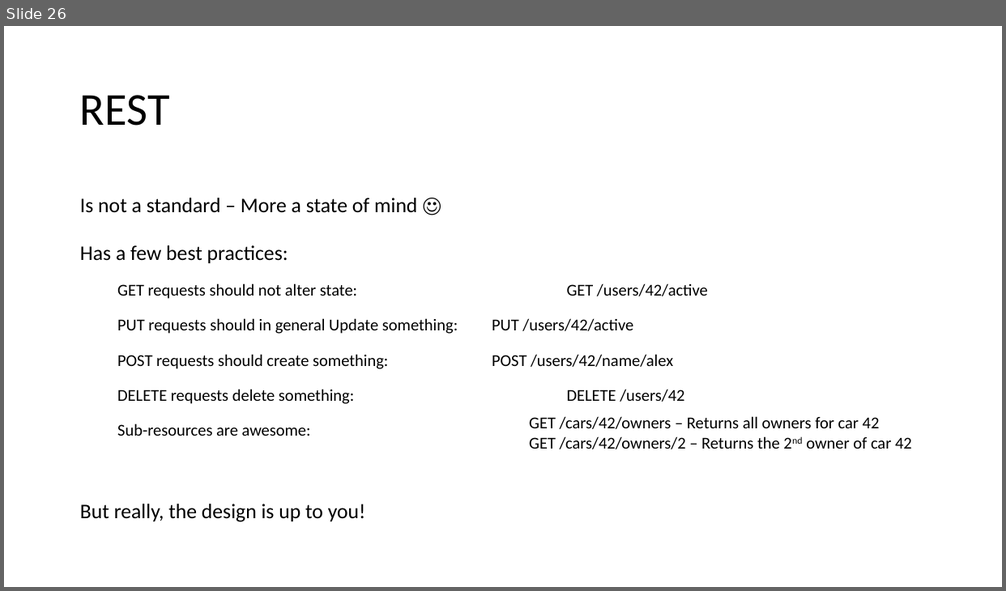
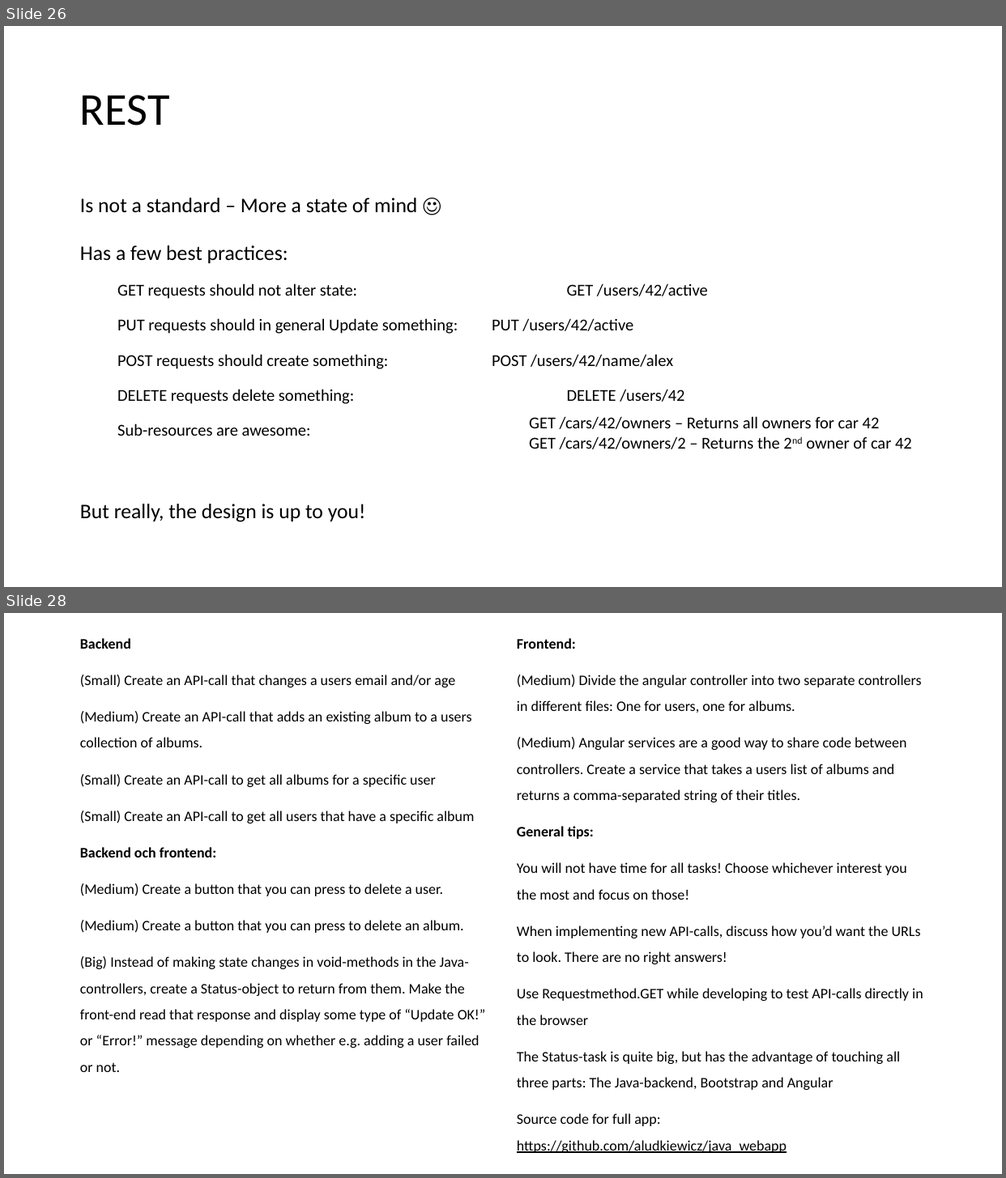
Before and after one commit to aludkiewicz/java_webapp, a slide deck: Webapp_java.pptx. Shown one above the other, each under a label of ours: slide 26 before the commit, slides 26 and 28 after it; the slides between them are not shown. The pictures are 1006x591 and 1006x1178 pixels, drawn with LibreOffice and Linux fonts; fonts in the diff are those of the drawing. Boxes give left, top, right and bottom in pixels: in the first picture for what was removed or moved away, otherwise in the second. Text is boxed around its words. In the diff, an @@ line names an element or a change of style, - is before the commit and + after.

Commit message:
Updated presentation

```diff
--- a/Webapp_java.pptx
+++ b/Webapp_java.pptx
@@ slide 28 added at box(4, 613, 1002, 1174), background #FFFFFF @@
@@ text added at box(80, 638, 486, 1072), 14 pt, text #000000 @@
+Backend
+(Small) Create an API-call that changes a users email and/or age
+(Medium) Create an API-call that adds an existing album to a users collection of albums.
+(Small) Create an API-call to get all albums for a specific user
+(Small) Create an API-call to get all users that have a specific album
+Backend och frontend:
+(Medium) Create a button that you can press to delete a user.
+(Medium) Create a button that you can press to delete an album.
+(Big) Instead of making state changes in void-methods in the Java-controllers, create a Status-object to return from them. Make the front-end read that response and display some type of “Update OK!” or “Error!” message depending on whether e.g. adding a user failed or not.
@@ text added at box(517, 638, 923, 1153), 14 pt, text #000000 @@
+Frontend:
+(Medium) Divide the angular controller into two separate controllers in different files: One for users, one for albums.
+(Medium) Angular services are a good way to share code between controllers. Create a service that takes a users list of albums and returns a comma-separated string of their titles.
+General tips:
+You will not have time for all tasks! Choose whichever interest you the most and focus on those!
+When implementing new API-calls, discuss how you’d want the URLs to look. There are no right answers!
+Use Requestmethod.GET while developing to test API-calls directly in the browser
+The Status-task is quite big, but has the advantage of touching all three parts: The Java-backend, Bootstrap and Angular
+Source code for full app: https://github.com/aludkiewicz/java_webapp
```
Also in this commit, not shown: 2 other slides added.
